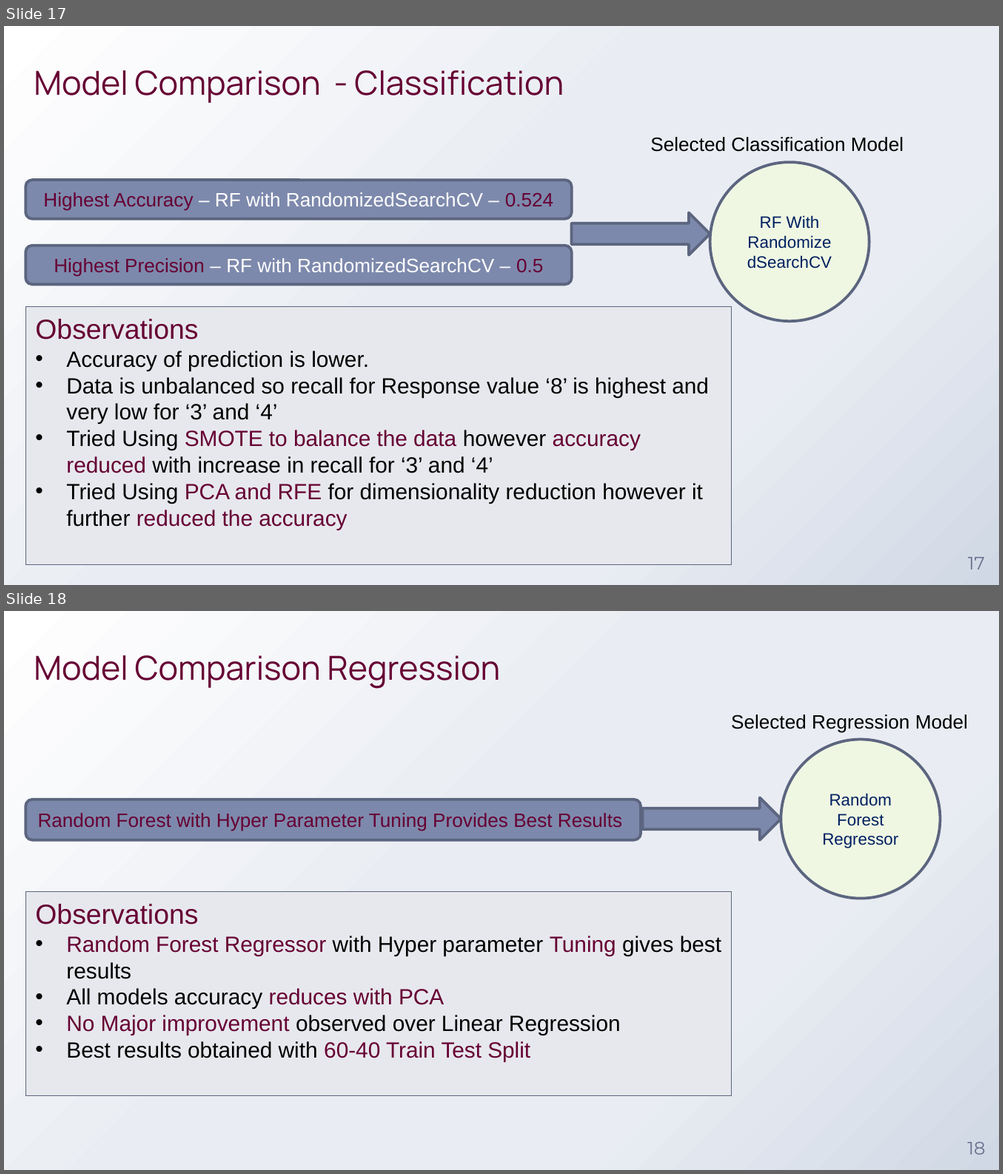
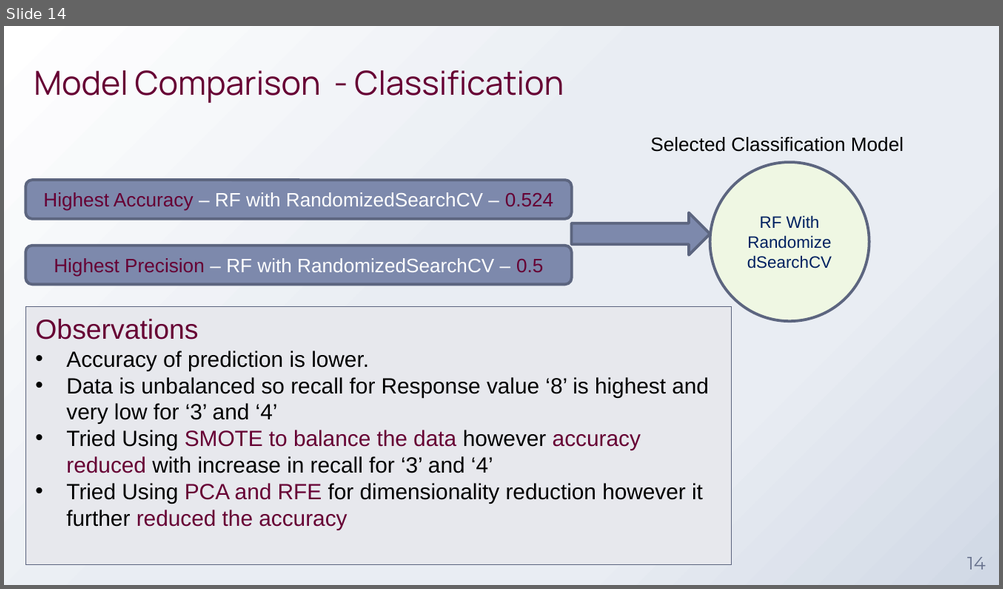
Before and after one commit to vivekgulavani/Prudential-Data-Machine-Learning, a slide deck: Prudential Insurance Machine Learning V1.0.pptx. Shown one above the other, each under a label of ours: slides 17 and 18 before the commit, slide 14 after it. The pictures are 1003x1174 and 1003x589 pixels, drawn with LibreOffice and Linux fonts; fonts in the diff are those of the drawing; background and template pictures are left out. Boxes give left, top, right and bottom in pixels: in the first picture for what was removed or moved away, otherwise in the second. Text is boxed around its words. In the diff, an @@ line names an element or a change of style, - is before the commit and + after.

```diff
--- a/Prudential Insurance Machine Learning V1.0.pptx
+++ b/Prudential Insurance Machine Learning V1.0.pptx
@@ slide 18 removed at [4,611,999,1170], background gradient #FFFFFF to #E9EDF3 to #D0D8E5 @@
@@ title removed at [34,655,500,689] @@
-Model Comparison Regression
@@ text removed at [731,715,967,733] @@
-Selected Regression Model
@@ ellipse removed at [781,739,940,898] @@
-Random Forest Regressor
@@ rounded rectangle removed at [26,800,640,840] @@
-Random Forest with Hyper Parameter Tuning Provides Best Results
@@ right arrow removed at [643,798,781,840] @@
@@ rectangle removed at [26,892,732,1096] @@
-Observations
-  • Random Forest Regressor with Hyper parameter Tuning gives best results
-  • All models accuracy reduces with PCA
-  • No Major improvement observed over Linear Regression
-  • Best results obtained with 60-40 Train Test Split
@@ page number removed at [967,1142,984,1155] @@
-18
@@ what was slide 17 is now slide 14 @@
@@ page number at [967,557,985,570]: text changed @@
-17
+14
```
Also in this commit, not shown: 2 slides changed, 3 other slides removed.
